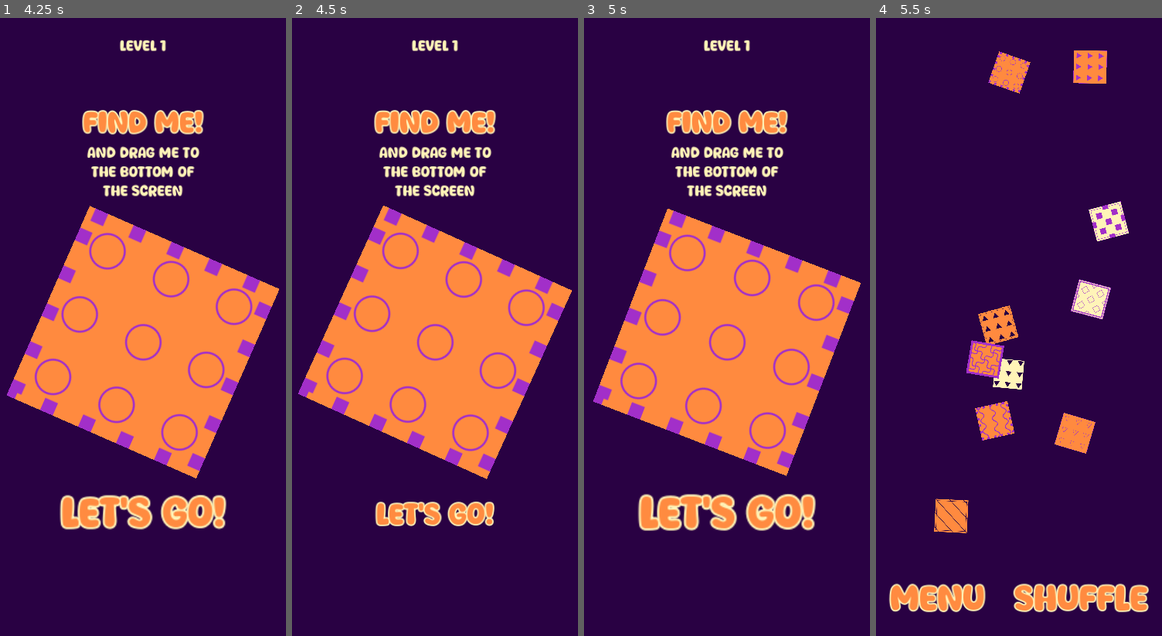
Above: before the commit, frames 1-4 (left to right).
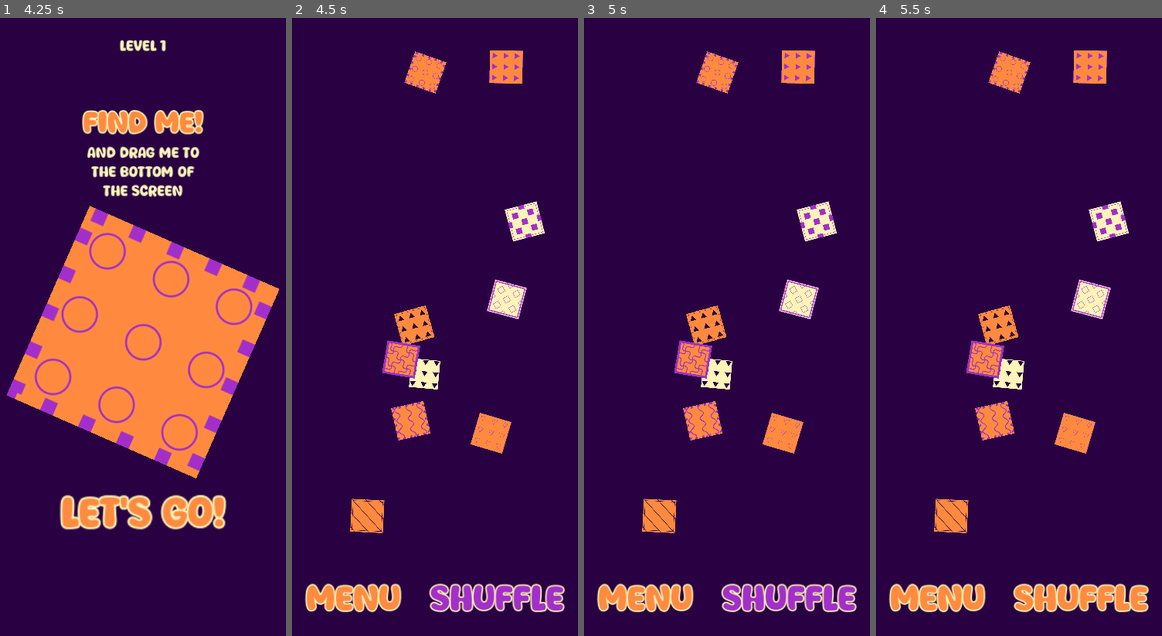
Above: after the commit, the same moments.

Repository: magopian/rummager
Game: Godot game, scene res://start_menu.tscn
Two runs of this game, one before a commit and one after it. Both use one fixed random seed, a clock stepped at 60 frames per second and the inputs below.
Inputs (mouse positions are in pixels of both pictures, inside the frame that each line leads up to):
- Up to frame 1 (4.25 s): click "START" at 0.5 s; click "Let's go!" at 1.25 s; click "Shuffle" at 2 s; click "Let's go!" at 2.75 s; click "Shuffle" at 3.5 s
- Up to frame 2 (4.5 s): click "Shuffle" at 4.25 s
- Up to frame 3 (5 s): no input
- Up to frame 4 (5.5 s): click (1019, 518) at 5 s, where only the run before the commit has a clickable "Let's go!"

Frame 1 is identical in both runs. In frame 2, 32% of the frame differs, in the area x 2-98%, y 3-97%; in frame 3, 33%, in the area x 3-97%, y 3-97%; in frame 4, nothing differs.

Commit message:
Click anywhere on the screen when there's only one button to do the button thing

Diff:
--- /dev/null
+++ b/click_to_change_scene.gd
@@ -0,0 +1,14 @@
+extends CanvasLayer
+
+@onready var control: Control = %Control
+
+signal button_pressed
+
+
+func _ready() -> void:
+	control.gui_input.connect(_on_gui_input)
+
+
+func _on_gui_input(event: InputEvent) -> void:
+	if event is InputEventMouseButton:
+		button_pressed.emit()
--- /dev/null
+++ b/click_to_change_scene.tscn
@@ -0,0 +1,15 @@
+[gd_scene load_steps=2 format=3 uid="uid://dfmg6das6l6cp"]
+
+[ext_resource type="Script" path="res://click_to_change_scene.gd" id="1_14px6"]
+
+[node name="ClickToChangeScene" type="CanvasLayer"]
+script = ExtResource("1_14px6")
+
+[node name="Control" type="Control" parent="."]
+unique_name_in_owner = true
+layout_mode = 3
+anchors_preset = 15
+anchor_right = 1.0
+anchor_bottom = 1.0
+grow_horizontal = 2
+grow_vertical = 2
--- a/game.gd
+++ b/game.gd
@@ -46,8 +46,11 @@
 	viewport_size = get_viewport_rect().size
 	menu_button.pressed.connect(_on_menu_button_pressed)
 	next_level_button.button_pressed.connect(_on_shuffle_button_pressed)
+	you_win_canvas_layer.button_pressed.connect(_on_shuffle_button_pressed)
 	try_again_button.button_pressed.connect(_on_shuffle_button_pressed)
+	you_lose_canvas_layer.button_pressed.connect(_on_shuffle_button_pressed)
 	shuffle_button.pressed.connect(_on_shuffle_button_pressed)
+	pick_me_canvas_layer.button_pressed.connect(_on_lets_go_button_pressed)
 	lets_go_button.button_pressed.connect(_on_lets_go_button_pressed)
 	level_label.text += str(Global.level)
 	for i in range(Global.level * num_cards):
--- a/game.tscn
+++ b/game.tscn
@@ -52,6 +52,7 @@
 [ext_resource type="Texture2D" uid="uid://b5utddt3asrh6" path="res://assets/sprites/sprite_valid.png" id="47_oxn3a"]
 [ext_resource type="AudioStream" uid="uid://d3jpbah8ihbnr" path="res://assets/sounds/drop.wav" id="48_8jvtj"]
 [ext_resource type="AudioStream" uid="uid://dpg078ihlfk80" path="res://assets/sounds/exit_screen.wav" id="49_u307k"]
+[ext_resource type="PackedScene" uid="uid://dfmg6das6l6cp" path="res://click_to_change_scene.tscn" id="50_uxbrs"]
 
 [sub_resource type="StyleBoxEmpty" id="StyleBoxEmpty_hpbc4"]
 
@@ -156,7 +157,7 @@
 text = "Shuffle
 "
 
-[node name="PickMeCanvasLayer" type="CanvasLayer" parent="."]
+[node name="PickMeCanvasLayer" parent="." instance=ExtResource("50_uxbrs")]
 unique_name_in_owner = true
 layer = 5
 
@@ -166,6 +167,7 @@
 anchor_bottom = 1.0
 grow_horizontal = 2
 grow_vertical = 2
+mouse_filter = 2
 color = Color(0.160784, 0.00392157, 0.262745, 1)
 
 [node name="MarginContainer" type="MarginContainer" parent="PickMeCanvasLayer"]
@@ -174,6 +176,7 @@
 anchor_bottom = 1.0
 grow_horizontal = 2
 grow_vertical = 2
+mouse_filter = 2
 theme_override_constants/margin_left = 20
 theme_override_constants/margin_top = 30
 theme_override_constants/margin_right = 20
@@ -191,9 +194,11 @@
 
 [node name="CenterContainer" type="CenterContainer" parent="PickMeCanvasLayer/MarginContainer"]
 layout_mode = 2
+mouse_filter = 2
 
 [node name="VBoxContainer" type="VBoxContainer" parent="PickMeCanvasLayer/MarginContainer/CenterContainer"]
 layout_mode = 2
+mouse_filter = 2
 
 [node name="Label" type="Label" parent="PickMeCanvasLayer/MarginContainer/CenterContainer/VBoxContainer"]
 layout_mode = 2
@@ -217,6 +222,7 @@
 unique_name_in_owner = true
 custom_minimum_size = Vector2(400, 400)
 layout_mode = 2
+mouse_filter = 2
 
 [node name="LetsGoButton" parent="PickMeCanvasLayer/MarginContainer/CenterContainer/VBoxContainer" instance=ExtResource("45_5qh7m")]
 unique_name_in_owner = true
@@ -224,7 +230,7 @@
 text = "Let's go!"
 color = Color(1, 0.545098, 0.25098, 1)
 
-[node name="YouWinCanvasLayer" type="CanvasLayer" parent="."]
+[node name="YouWinCanvasLayer" parent="." instance=ExtResource("50_uxbrs")]
 unique_name_in_owner = true
 visible = false
 
@@ -234,6 +240,7 @@
 anchor_bottom = 1.0
 grow_horizontal = 2
 grow_vertical = 2
+mouse_filter = 2
 color = Color(0, 0.788235, 0.701961, 1)
 
 [node name="CenterContainer" type="CenterContainer" parent="YouWinCanvasLayer"]
@@ -242,9 +249,11 @@
 anchor_bottom = 1.0
 grow_horizontal = 2
 grow_vertical = 2
+mouse_filter = 2
 
 [node name="VBoxContainer" type="VBoxContainer" parent="YouWinCanvasLayer/CenterContainer"]
 layout_mode = 2
+mouse_filter = 2
 
 [node name="Label" type="Label" parent="YouWinCanvasLayer/CenterContainer/VBoxContainer"]
 layout_mode = 2
@@ -261,7 +270,7 @@
 layout_mode = 2
 text = "Next level"
 
-[node name="YouLoseCanvasLayer" type="CanvasLayer" parent="."]
+[node name="YouLoseCanvasLayer" parent="." instance=ExtResource("50_uxbrs")]
 unique_name_in_owner = true
 visible = false
 
@@ -271,6 +280,7 @@
 anchor_bottom = 1.0
 grow_horizontal = 2
 grow_vertical = 2
+mouse_filter = 2
 color = Color(0.709804, 0.219608, 0.317647, 1)
 
 [node name="CenterContainer" type="CenterContainer" parent="YouLoseCanvasLayer"]
@@ -279,9 +289,11 @@
 anchor_bottom = 1.0
 grow_horizontal = 2
 grow_vertical = 2
+mouse_filter = 2
 
 [node name="VBoxContainer" type="VBoxContainer" parent="YouLoseCanvasLayer/CenterContainer"]
 layout_mode = 2
+mouse_filter = 2
 
 [node name="Label" type="Label" parent="YouLoseCanvasLayer/CenterContainer/VBoxContainer"]
 layout_mode = 2
@@ -307,32 +319,38 @@
 [node name="WrongContainer" type="HBoxContainer" parent="YouLoseCanvasLayer/CenterContainer/VBoxContainer"]
 unique_name_in_owner = true
 layout_mode = 2
+mouse_filter = 2
 
 [node name="Sprite2D" type="TextureRect" parent="YouLoseCanvasLayer/CenterContainer/VBoxContainer/WrongContainer"]
 layout_mode = 2
 size_flags_horizontal = 4
 size_flags_vertical = 4
+mouse_filter = 2
 texture = ExtResource("46_po0o2")
 
 [node name="CardDisplayWrong" type="Control" parent="YouLoseCanvasLayer/CenterContainer/VBoxContainer/WrongContainer"]
 unique_name_in_owner = true
 custom_minimum_size = Vector2(200, 200)
 layout_mode = 2
+mouse_filter = 2
 
 [node name="ValidContainer" type="HBoxContainer" parent="YouLoseCanvasLayer/CenterContainer/VBoxContainer"]
 unique_name_in_owner = true
 layout_mode = 2
+mouse_filter = 2
 
 [node name="Sprite2D" type="TextureRect" parent="YouLoseCanvasLayer/CenterContainer/VBoxContainer/ValidContainer"]
 layout_mode = 2
 size_flags_horizontal = 4
 size_flags_vertical = 4
+mouse_filter = 2
 texture = ExtResource("47_oxn3a")
 
 [node name="CardDisplayCorrect" type="Control" parent="YouLoseCanvasLayer/CenterContainer/VBoxContainer/ValidContainer"]
 unique_name_in_owner = true
 custom_minimum_size = Vector2(200, 200)
 layout_mode = 2
+mouse_filter = 2
 
 [node name="TryAgainButton" parent="YouLoseCanvasLayer/CenterContainer/VBoxContainer" instance=ExtResource("45_5qh7m")]
 unique_name_in_owner = true
Not shown: 1 places in game.tscn that only renumber resources
